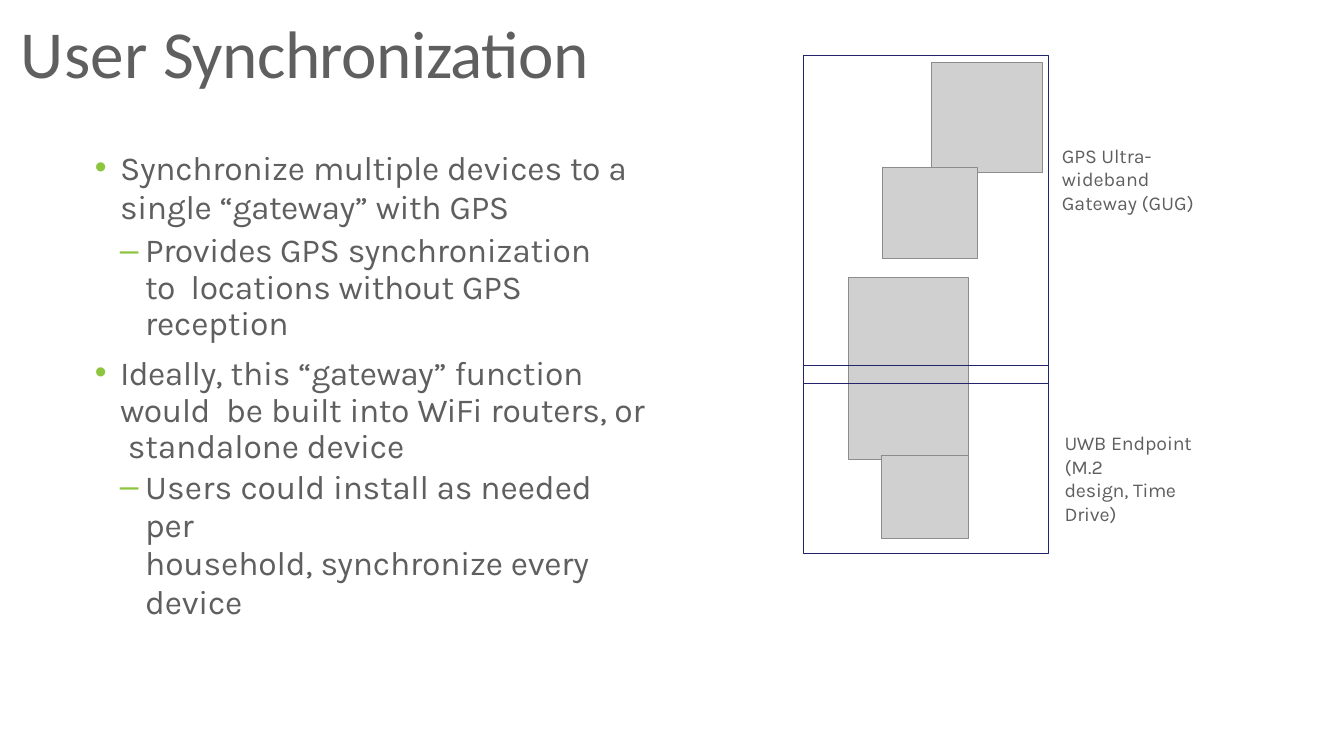
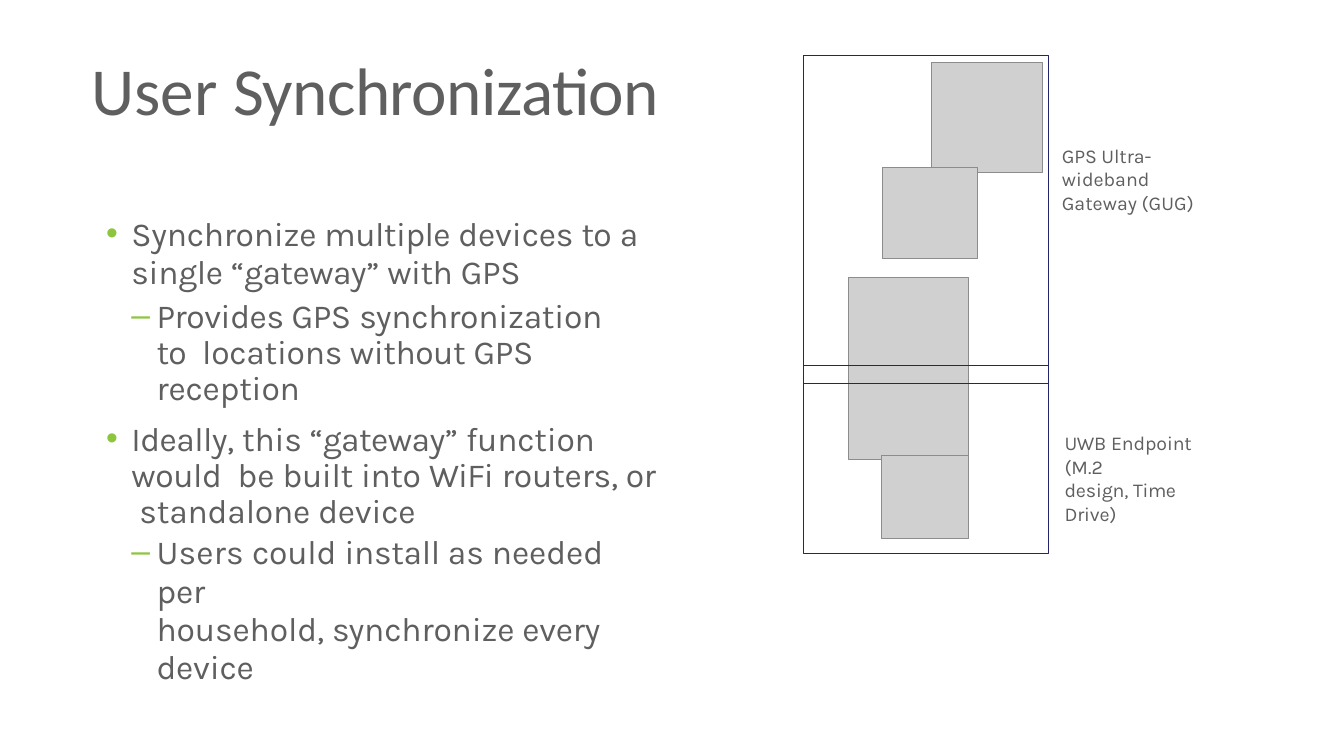
Before and after one commit to SiwaNetwork/QUANTUM, a slide deck: slide 7 of Time-Card/ДОКУМЕНТЫ/МАТЕРИАЛ СТАТЬИ/End User Synchronization.pptx. Drawn at 1344x756 pixels with LibreOffice and Linux fonts; fonts in the diff are those of the drawing; grey boxes stand for pictures. Boxes give left, top, right and bottom in pixels: in the first picture for what was removed or moved away, otherwise in the second. Text is boxed around its words. In the diff, an @@ line names an element or a change of style, - is before the commit and + after.

```diff
--- a/Time-Card/ДОКУМЕНТЫ/МАТЕРИАЛ СТАТЬИ/End User Synchronization.pptx
+++ b/Time-Card/ДОКУМЕНТЫ/МАТЕРИАЛ СТАТЬИ/End User Synchronization.pptx
@@ title "User Synchronization": place and size @@
-title "User Synchronization" at box(21, 31, 589, 89)
+title "User Synchronization" at box(91, 68, 659, 126)
@@ text "Synchronize multiple devices to a": place and size @@
-text "Synchronize multiple devices to a" at box(120, 157, 644, 615)
+text "Synchronize multiple devices to a" at box(131, 223, 656, 680)
```
Also in this commit, not shown: 7 other slides changed, 1 slide removed, 5 other files.
